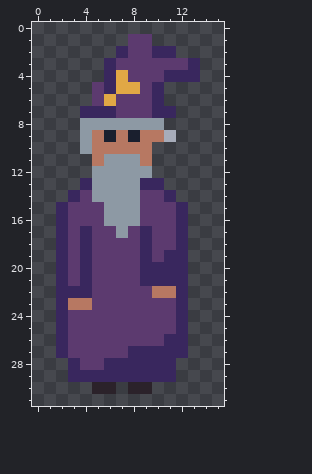
Pixel-art file: game_assets/Wizard.aseprite. The first picture shows the starting point.
16x32 pixels, 1 frame.
The result:
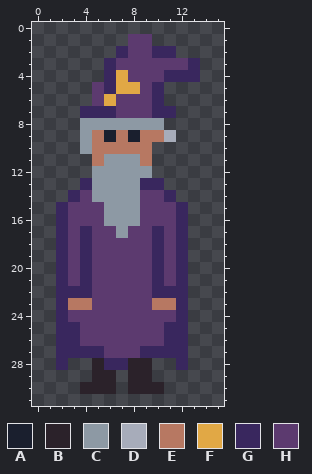
Palette (. is transparent): A #1a1f2e  B #2b222a  C #8d99a4  D #a7acba  E #b77862  F #e1a845  G #39275e  H #5c3a6f
What changed:
y 17..18: x 9..10 GH -> HG
y 19: x 9..11 GHG -> HGH
y 20..21: x 9 G -> H; x 11 G -> H
y 22: x 10..11 EE -> GG
y 23: x 10..11 HH -> EE
y 25: x 3 H -> G; x 11 H -> G
y 26: x 3 H -> G
y 27: x 3..5 HHH -> GGG; x 8 G -> H
y 28: x 2..5 .GHH -> G..B; x 8..12 GGGG. -> BB..G
y 29: x 3..11 GGGGGGGGG -> ..BB.BB..
y 30: x 4 . -> B; x 10 . -> B
Where, in picture pixels (left, top, right, bottom), the same in both pictures:
changed: (56, 226, 188, 394)
